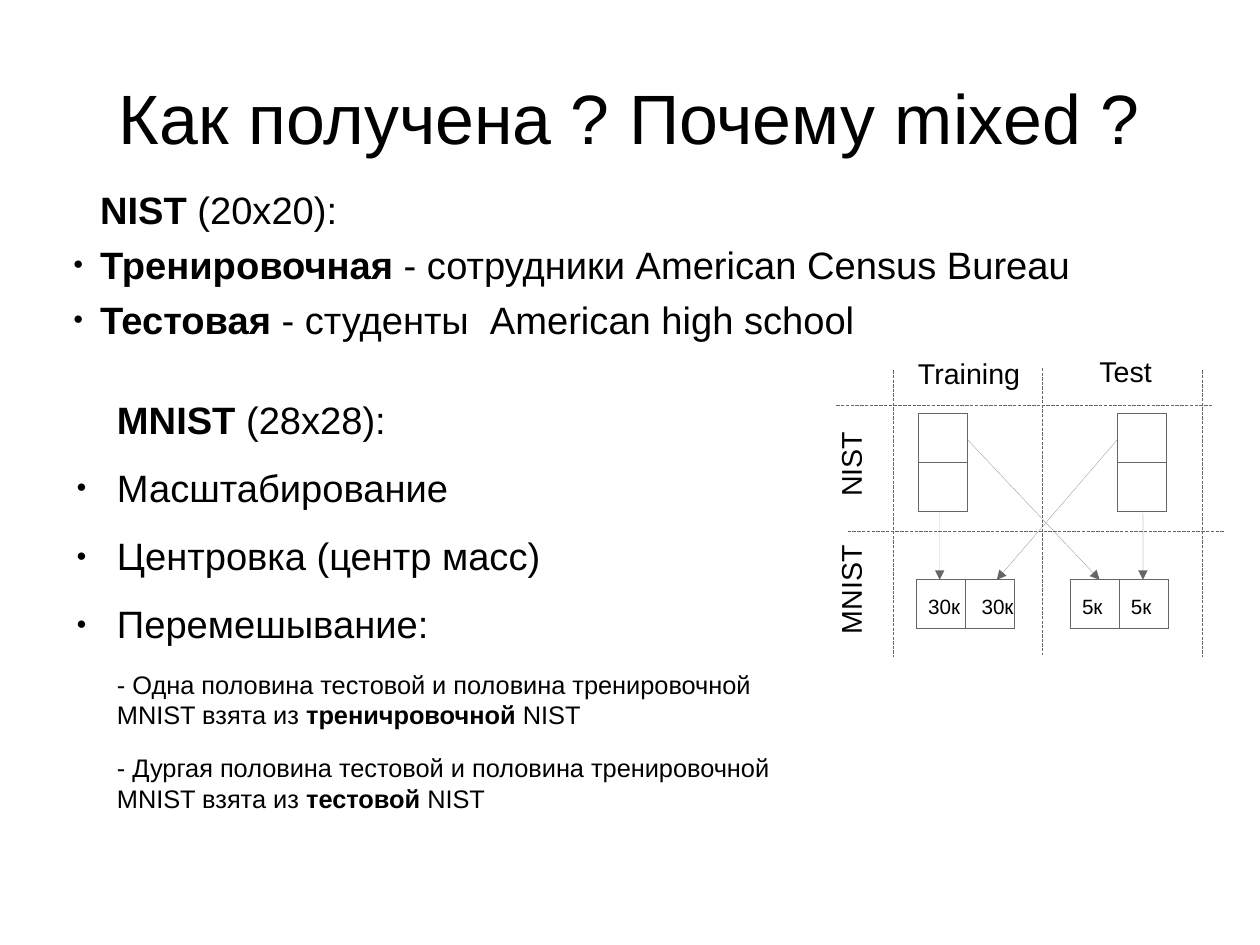
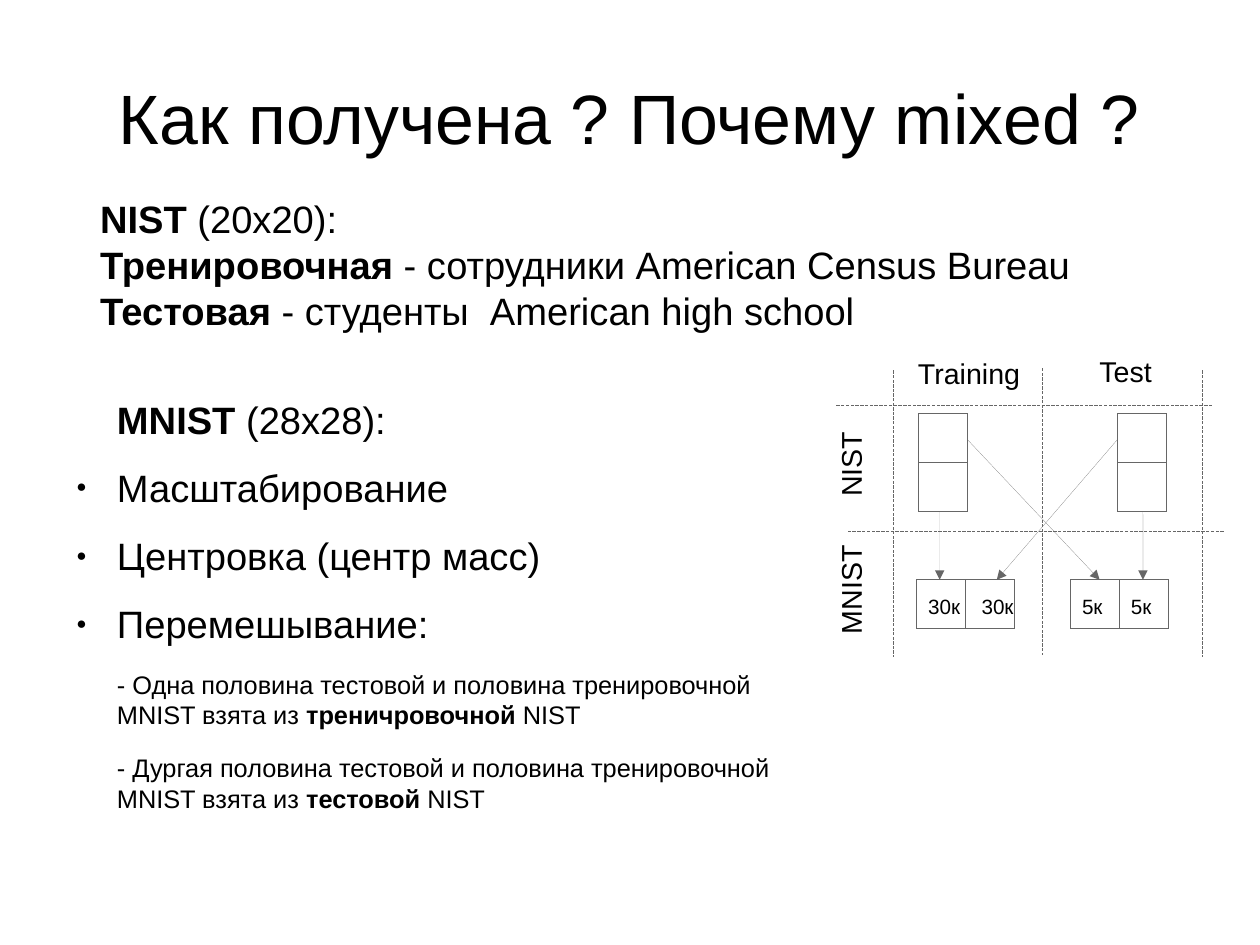
Before and after one commit to izhleba/mnist_opencv, a slide deck: slide 3 of mnist.odp. Drawn at 1260x945 pixels with LibreOffice and Linux fonts; fonts in the diff are those of the drawing. Boxes give left, top, right and bottom in pixels: in the first picture for what was removed or moved away, otherwise in the second. Text is boxed around its words. In the diff, an @@ line names an element or a change of style, - is before the commit and + after.

```diff
--- a/mnist.odp
+++ b/mnist.odp
@@ title at [100, 205, 1070, 333]: text changed @@
-NIST (20x20):
-● Тренировочная - сотрудники American Census Bureau
-● Тестовая - студенты American high school
+NIST (20x20):
+Тренировочная - сотрудники American Census Bureau
+Тестовая - студенты American high school
```
Also in this commit, not shown: 2 other slides changed, 2 slides added, 1 other file.
